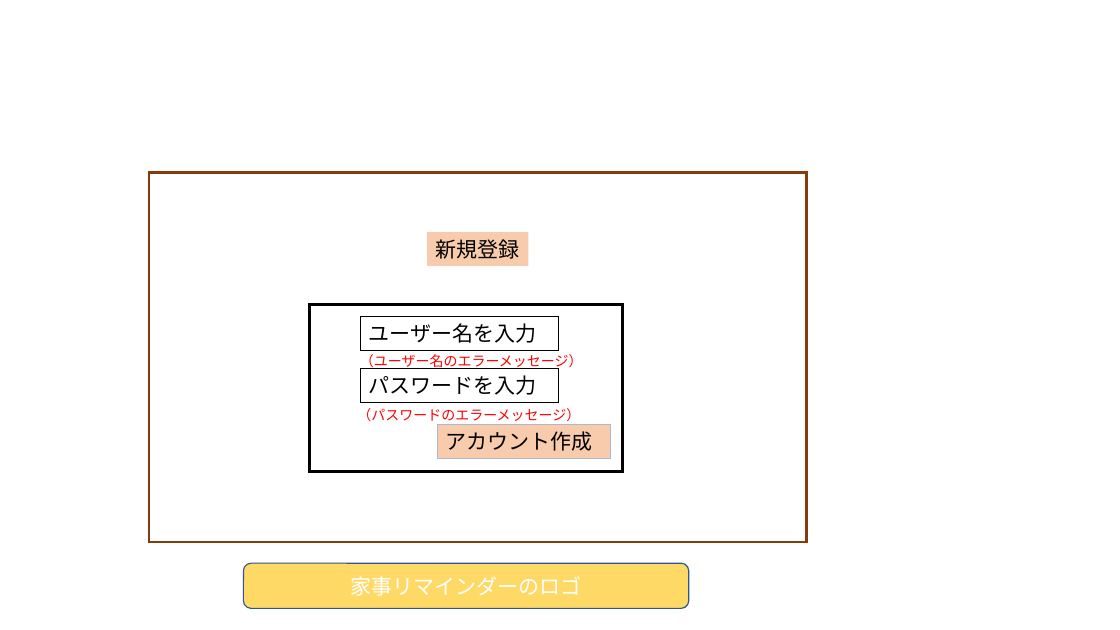
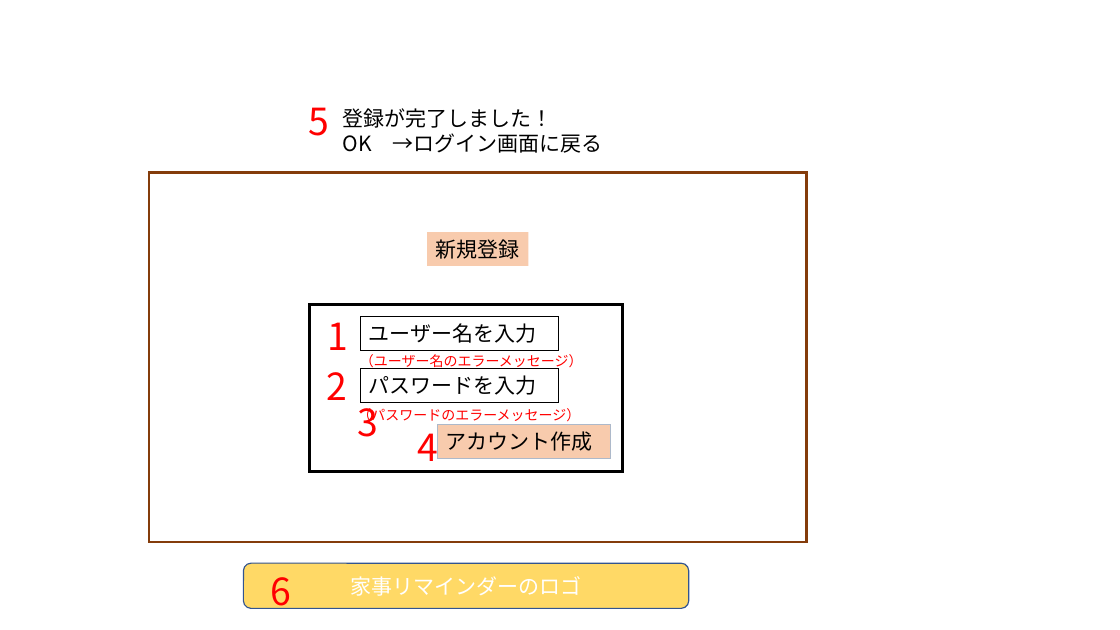
Before and after one commit to dojo2023/A-5, a slide deck: slide 3 of doc/外部設計_プレゼン.pptx. Drawn at 1120x630 pixels with LibreOffice and Linux fonts; fonts in the diff are those of the drawing. Boxes give left, top, right and bottom in pixels: in the first picture for what was removed or moved away, otherwise in the second. Text is boxed around its words. In the diff, an @@ line names an element or a change of style, - is before the commit and + after.

```diff
--- a/doc/外部設計_プレゼン.pptx
+++ b/doc/外部設計_プレゼン.pptx
@@ group added at (271,107,603,616): 7 texts @@
+1
+2
+3
+4
+登録が完了しました！
+OK →ログイン画面に戻る
+5
+6
```
Also in this commit, not shown: 3 other slides changed.
